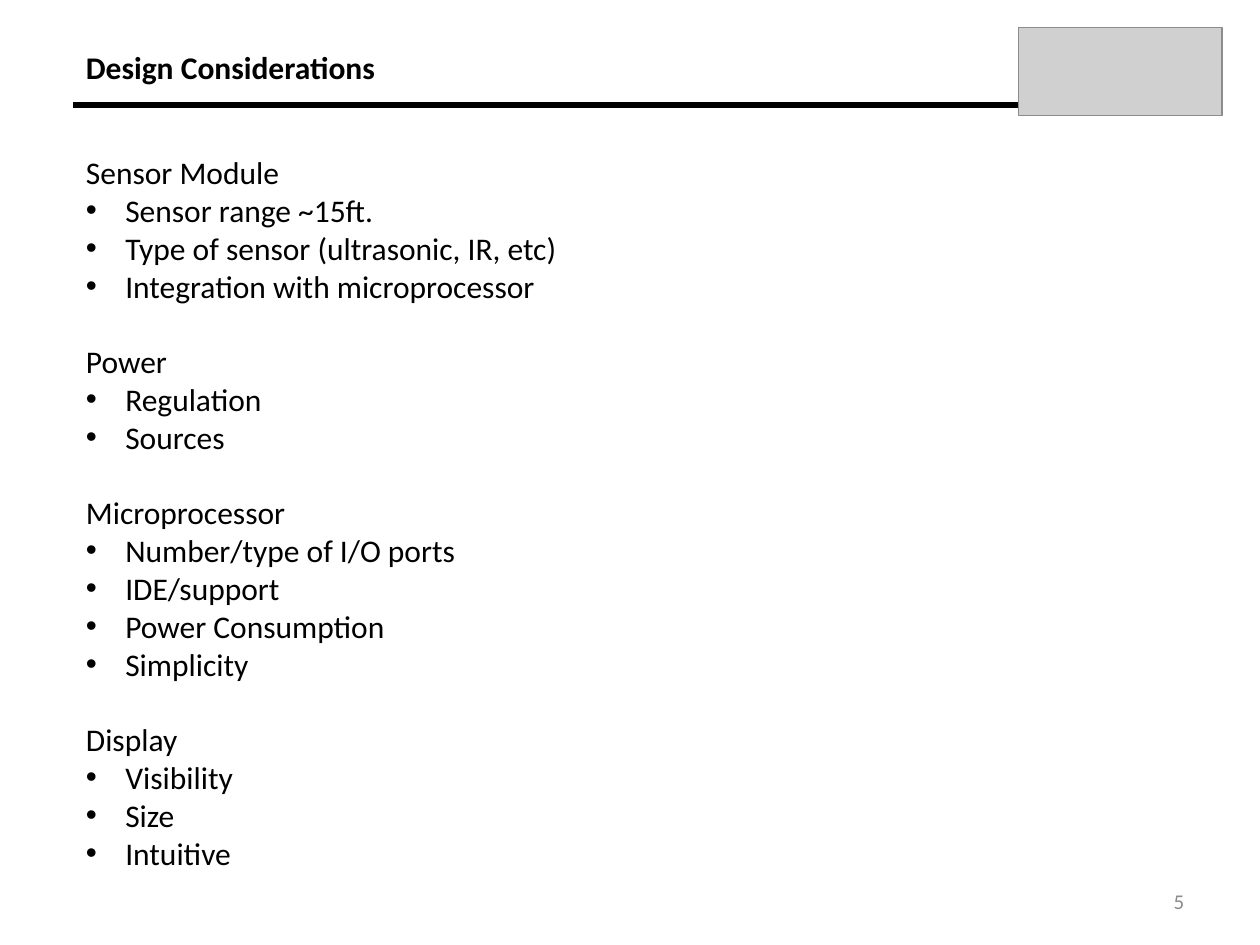
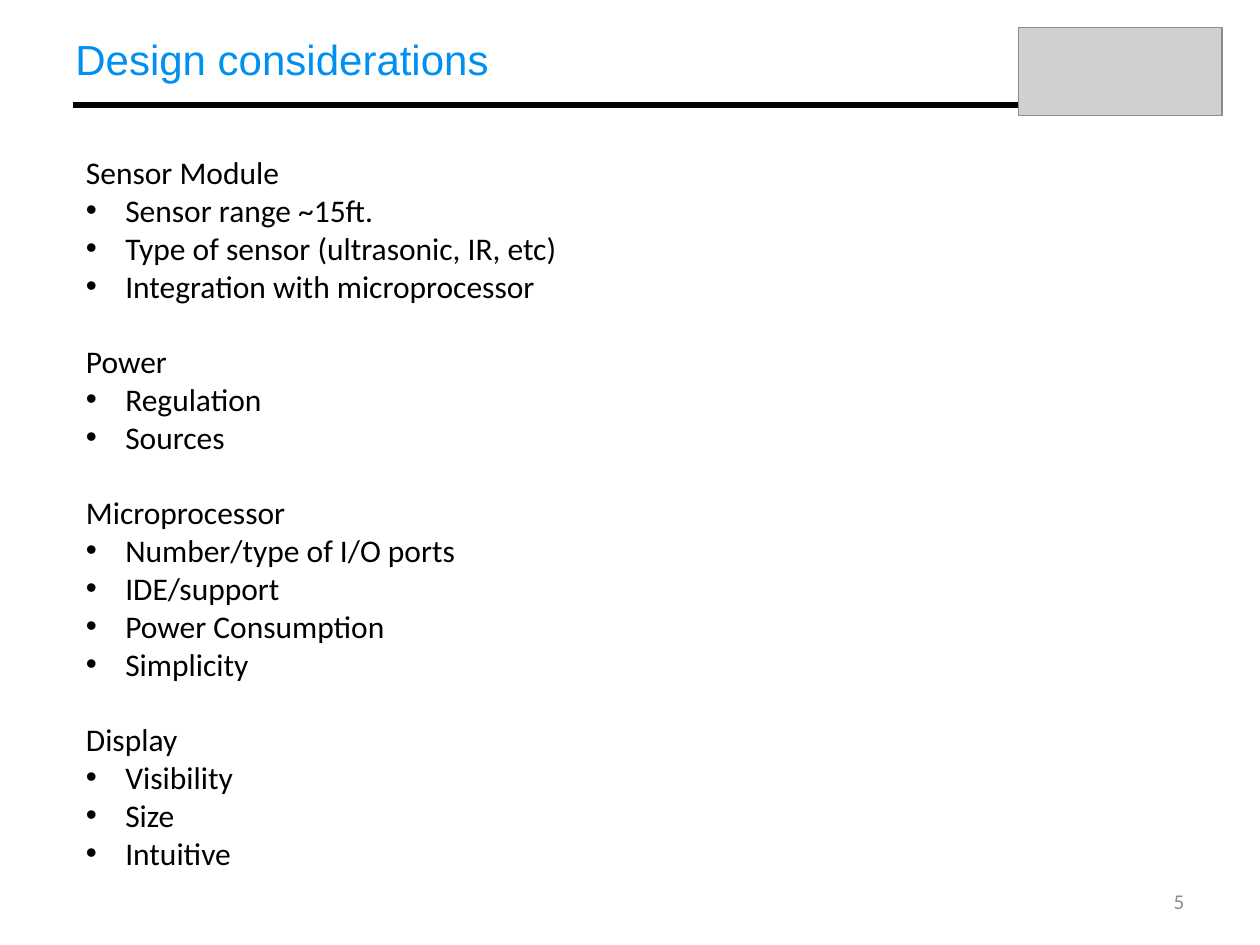
Before and after one commit to dfrister/Practicum2014, a slide deck: slide 5 of Presentation/T04_Presentation.pptx. Drawn at 1260x945 pixels with LibreOffice and Linux fonts; fonts in the diff are those of the drawing; grey boxes stand for pictures. Boxes give left, top, right and bottom in pixels: in the first picture for what was removed or moved away, otherwise in the second. Text is boxed around its words. In the diff, an @@ line names an element or a change of style, - is before the commit and + after.

```diff
--- a/Presentation/T04_Presentation.pptx
+++ b/Presentation/T04_Presentation.pptx
@@ text at <box>75,44,489,84</box>: text changed; size 18 to 24 pt; font Calibri to Arial; text colour #000000 to #0090F1; bold off @@
-Design Considerations
+Design considerations
```
Also in this commit, not shown: 15 other slides changed.
